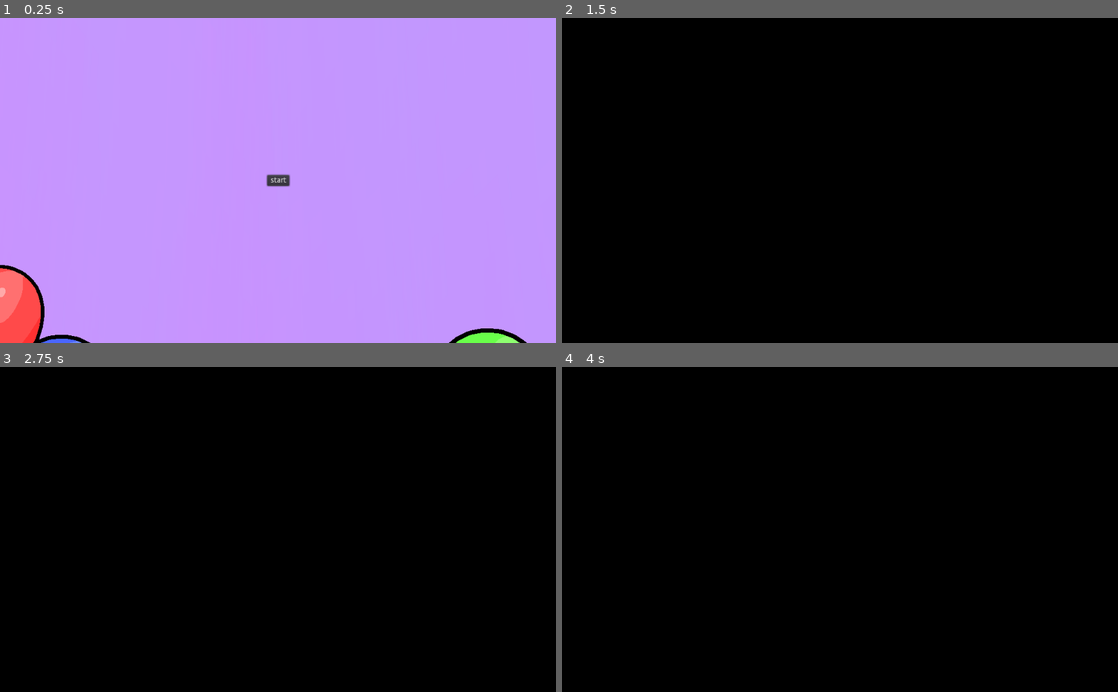
Above: before the commit, frames 1-4 (two rows, left to right).
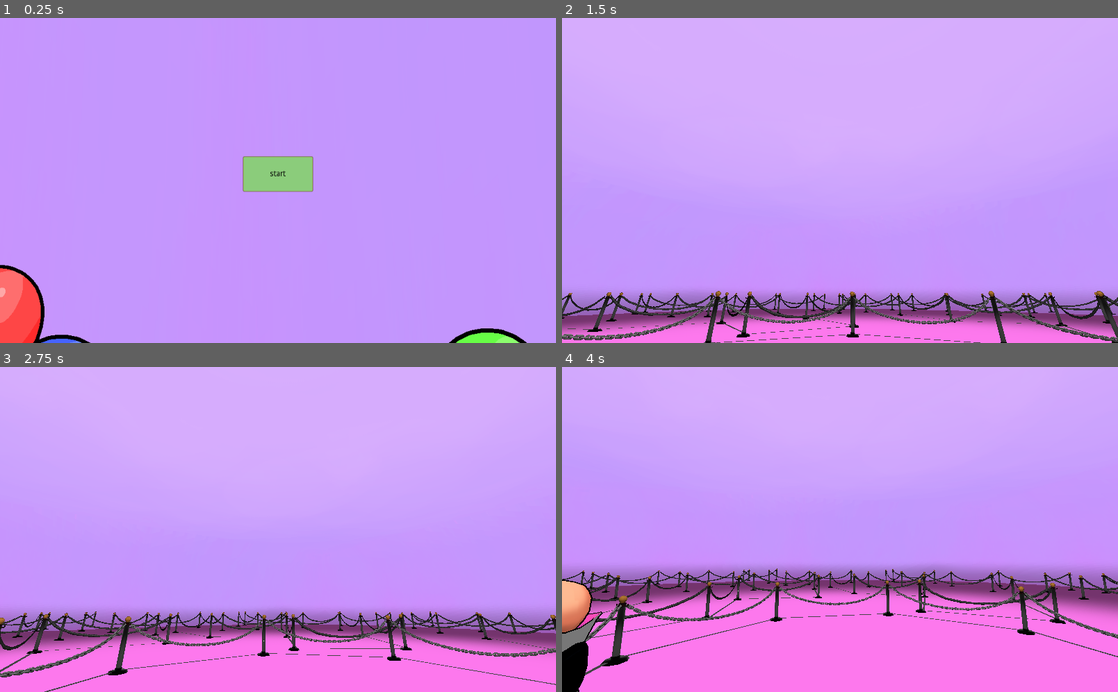
Above: after the commit, the same moments.

Repository: bruno-reload/orange_eyes
Game: Godot game, scene res://scene/main.tscn
The game is run twice, just before and just after one commit, with the same random seed, the same clock (stepped at 60 frames per second) and the same inputs.
Inputs (mouse positions are in pixels of both pictures, inside the frame that each line leads up to):
- Up to frame 1 (0.25 s): no input
- Up to frame 2 (1.5 s): click "start" at 0.5 s; move the mouse to (962, 164) at 1.27 s; click (962, 164) at 1.42 s
- Up to frame 3 (2.75 s): drag from (166, 545) to (250, 594) at 2.02 s
- Up to frame 4 (4 s): move the mouse to (895, 458) at 2.77 s; click (895, 458) at 2.92 s; drag from (812, 594) to (673, 480) at 3.52 s

The runs differ from the first frame. In frame 1, 1.4% of the frame differs, in the area x 43-57%, y 42-54%; in frame 2, 99%; in frame 3, 99%, in the area x 0-100%, y 0-100%; in frame 4, 99%.

Commit message:
export to plataform

Diff:
--- a/project.godot
+++ b/project.godot
@@ -17,7 +17,8 @@
 
 config/name="orange_eyes"
 run/main_scene="res://scene/main.tscn"
-config/icon="res://icon.png"
+boot_splash/image="res://import/orange.png"
+config/icon="res://import/orange.png"
 
 [autoload]
 
@@ -25,8 +26,8 @@
 
 [display]
 
-window/size/test_width=1024
-window/size/test_height=600
+window/size/test_width=512
+window/size/test_height=300
 window/stretch/mode="viewport"
 
 [importer_defaults]
@@ -73,5 +74,5 @@
 
 [rendering]
 
-quality/driver/driver_name="GLES2"
-quality/filters/msaa=2
+quality/driver/fallback_to_gles2=true
+vram_compression/import_etc=true
--- a/scene/assets/doctor_character.tscn
+++ b/scene/assets/doctor_character.tscn
@@ -46,7 +46,7 @@
 func get_eyes():
 	eyes_shader.get_shader_param(\"close\")"
 
-[node name="doctor" index="0" instance=ExtResource( 1 )]
+[node name="doctor" instance=ExtResource( 1 )]
 script = SubResource( 1 )
 
 [node name="BezierCurve001" parent="Armature/Skeleton" index="0"]
--- a/scene/assets/target.tscn
+++ b/scene/assets/target.tscn
@@ -58,8 +58,8 @@
 	if event is InputEventMouseButton and event.is_pressed():
 		emit_signal(\"clicked\",transform.origin)
 
-func _process(delta):
-	emit_signal(\"clicked\",transform.origin)
+#func _process(delta):
+#	emit_signal(\"clicked\",transform.origin)
 
 "
 
--- a/scene/blind_balloons.tscn
+++ b/scene/blind_balloons.tscn
@@ -285,6 +285,34 @@
 "values": [ true, true, false ]
 }
 
+[sub_resource type="StyleBoxFlat" id=16]
+bg_color = Color( 0.968627, 0.937255, 0.482353, 1 )
+border_width_left = 1
+border_width_top = 1
+border_width_right = 1
+border_width_bottom = 1
+border_color = Color( 0.596078, 0.54902, 0.105882, 1 )
+border_blend = true
+corner_radius_top_left = 2
+corner_radius_top_right = 2
+corner_radius_bottom_right = 2
+corner_radius_bottom_left = 2
+shadow_size = 1
+
+[sub_resource type="StyleBoxFlat" id=17]
+bg_color = Color( 0.54902, 0.803922, 0.486275, 1 )
+border_width_left = 1
+border_width_top = 1
+border_width_right = 1
+border_width_bottom = 1
+border_color = Color( 0.596078, 0.54902, 0.105882, 1 )
+border_blend = true
+corner_radius_top_left = 2
+corner_radius_top_right = 2
+corner_radius_bottom_right = 2
+corner_radius_bottom_left = 2
+shadow_size = 1
+
 [node name="blind_balloons" type="Control"]
 script = SubResource( 1 )
 
@@ -311,9 +339,6 @@
 
 [node name="Scene Root" parent="ViewportContainer/Viewport/Spatial" instance=ExtResource( 2 )]
 
-[node name="Skeleton" parent="ViewportContainer/Viewport/Spatial/Scene Root/armature" index="0"]
-bones/12/bound_children = [ NodePath("BoneAttachment") ]
-
 [node name="Cube002" parent="ViewportContainer/Viewport/Spatial/Scene Root/armature/Skeleton" index="1"]
 material/0 = SubResource( 3 )
 
@@ -321,7 +346,7 @@
 visible = false
 
 [node name="BoneAttachment" type="BoneAttachment" parent="ViewportContainer/Viewport/Spatial/Scene Root/armature/Skeleton" index="5"]
-transform = Transform( -0.0648981, 0.738786, -0.670808, 0.0697643, 0.673939, 0.735485, 0.99545, 0.000933154, -0.0952782, 2.33785, 1.54546, 0.592025 )
+transform = Transform( 0.235778, -0.965423, -0.111203, -0.0288733, 0.10742, -0.993794, 0.971378, 0.237526, -0.00254766, 0.134548, 4.44705, 0.711738 )
 bone_name = "forearm.L"
 
 [node name="Spatial" type="Spatial" parent="ViewportContainer/Viewport/Spatial/Scene Root/armature/Skeleton/BoneAttachment"]
@@ -394,7 +419,7 @@
 autoplay = "flying"
 
 [node name="Camera" type="Camera" parent="ViewportContainer/Viewport/Spatial"]
-transform = Transform( 1, 0, 0, 0, 0.789071, -0.614303, 0, 0.614303, 0.789071, 0, -11.4174, 24.5799 )
+transform = Transform( 1, 0, 0, 0, 0.816266, -0.577677, 0, 0.577677, 0.816266, 0, -8.98628, 23.7231 )
 current = true
 far = 300.0
 
@@ -408,14 +433,21 @@
 margin_top = 293.0
 margin_right = 536.5
 margin_bottom = 307.0
+custom_colors/font_color = Color( 0.623529, 0.588235, 1, 1 )
 text = "the end"
 
 [node name="Button" type="Button" parent="."]
-modulate = Color( 1, 1, 1, 0.142858 )
-margin_left = 485.0
-margin_top = 320.0
-margin_right = 539.0
-margin_bottom = 340.0
+modulate = Color( 1, 1, 1, 0 )
+margin_left = 448.0
+margin_top = 448.0
+margin_right = 576.0
+margin_bottom = 512.0
+custom_styles/hover = SubResource( 16 )
+custom_styles/disabled = SubResource( 17 )
+custom_styles/normal = SubResource( 17 )
+custom_colors/font_color_disabled = Color( 0.517647, 0.517647, 0.517647, 1 )
+custom_colors/font_color = Color( 0, 0, 0, 1 )
+custom_colors/font_color_hover = Color( 0.470588, 0.470588, 0.470588, 1 )
 disabled = true
 text = "return"
 
--- a/scene/game.tscn
+++ b/scene/game.tscn
@@ -269,6 +269,7 @@
 autostart = true
 
 [node name="quad_mask" type="Control" parent="."]
+editor/display_folded = true
 anchor_right = 1.0
 anchor_bottom = 1.0
 
@@ -368,13 +369,13 @@
 anims/open_eyes = SubResource( 8 )
 script = SubResource( 9 )
 
+[connection signal="timeout" from="punishment" to="line_mask/ViewportContainer/vp_line/Node2D/Line2D" method="_punished"]
 [connection signal="timeout" from="punishment" to="quad_mask/ViewportContainer/vp_quad/Node2D/sprite" method="_punished"]
-[connection signal="timeout" from="punishment" to="line_mask/ViewportContainer/vp_line/Node2D/Line2D" method="_punished"]
 [connection signal="timeout" from="line_mask/ViewportContainer/vp_line/Node2D/Line2D/updateSnake" to="line_mask/ViewportContainer/vp_line/Node2D/Line2D" method="_on_timeout"]
 [connection signal="draw_cell" from="targetSpawnerPosition" to="quad_mask/ViewportContainer/vp_quad/Node2D/sprite" method="_on_draw_cell"]
+[connection signal="clicked" from="targetSpawnerPosition/target" to="targetSpawnerPosition" method="_on_target_clicked"]
+[connection signal="clicked" from="targetSpawnerPosition/target" to="line_mask/ViewportContainer/vp_line/Node2D/Line2D" method="_on_target_clicked"]
 [connection signal="clicked" from="targetSpawnerPosition/target" to="doctor_work/ViewportContainer" method="_on_target_clicked"]
-[connection signal="clicked" from="targetSpawnerPosition/target" to="line_mask/ViewportContainer/vp_line/Node2D/Line2D" method="_on_target_clicked"]
-[connection signal="clicked" from="targetSpawnerPosition/target" to="targetSpawnerPosition" method="_on_target_clicked"]
 [connection signal="animation_finished" from="AnimatedSprite" to="AnimationPlayer" method="_on_AnimatedSprite_animation_finished"]
 
 [editable path="doctor_work/ViewportContainer/Viewport/Spatial/doctor"]
--- a/scene/scene_blind_1.tscn
+++ b/scene/scene_blind_1.tscn
@@ -153,9 +153,6 @@
 [node name="armature" parent="scene_blind_1/way/bus/blind" index="0"]
 transform = Transform( 1, 0, 0, 0, 1, 0, 0, 0, 1, 0, 0, 0 )
 
-[node name="Skeleton" parent="scene_blind_1/way/bus/blind/armature" index="0"]
-bones/9/bound_children = [ NodePath("BoneAttachment") ]
-
 [node name="Cube000" parent="scene_blind_1/way/bus/blind/armature/Skeleton" index="0"]
 transform = Transform( 1, 0, 0, 2.27374e-13, 1, -1.7053e-13, 0, -2.27374e-13, 1, 0, 0, 0 )
 
--- a/scene/scene_doctor_1.tscn
+++ b/scene/scene_doctor_1.tscn
@@ -100,9 +100,6 @@
 
 [node name="doctor" parent="." instance=ExtResource( 1 )]
 
-[node name="Skeleton" parent="doctor/Armature" index="0"]
-bones/11/bound_children = [ NodePath("BoneAttachment") ]
-
 [node name="Circle002" parent="doctor/Armature/Skeleton" index="1"]
 transform = Transform( 1, 0, 0, 0, 1, 0, 0, 0, 1, 0, 0, 0.0798142 )
 
--- a/scene/snake.gd
+++ b/scene/snake.gd
@@ -73,7 +73,7 @@
 func _punished():
 	if points.size():
 		remove_point(0)
-	if points.size() >= 0:
+	if points.size() <= 0:
 		scene_load.goto_scene("res://scene/ui.tscn")
 
 
--- a/scene/ui.tscn
+++ b/scene/ui.tscn
@@ -37,6 +37,10 @@
 
 func _on_Button_button_down():
 	scene_load.goto_scene(\"res://scene/scene_blind_1.tscn\")
+
+
+func _on_Timer_timeout():
+	pass # Replace with function body.
 "
 
 [sub_resource type="SpatialMaterial" id=2]
@@ -218,6 +222,34 @@
 	cont = rand_range(0,10)
 "
 
+[sub_resource type="StyleBoxFlat" id=13]
+bg_color = Color( 0.968627, 0.937255, 0.482353, 1 )
+border_width_left = 1
+border_width_top = 1
+border_width_right = 1
+border_width_bottom = 1
+border_color = Color( 0.596078, 0.54902, 0.105882, 1 )
+border_blend = true
+corner_radius_top_left = 2
+corner_radius_top_right = 2
+corner_radius_bottom_right = 2
+corner_radius_bottom_left = 2
+shadow_size = 1
+
+[sub_resource type="StyleBoxFlat" id=14]
+bg_color = Color( 0.54902, 0.803922, 0.486275, 1 )
+border_width_left = 1
+border_width_top = 1
+border_width_right = 1
+border_width_bottom = 1
+border_color = Color( 0.596078, 0.54902, 0.105882, 1 )
+border_blend = true
+corner_radius_top_left = 2
+corner_radius_top_right = 2
+corner_radius_bottom_right = 2
+corner_radius_bottom_left = 2
+shadow_size = 1
+
 [node name="Control" type="Control"]
 anchor_right = 1.0
 anchor_bottom = 1.0
@@ -228,7 +260,6 @@
 margin_bottom = 40.0
 
 [node name="Viewport" type="Viewport" parent="ViewportContainer"]
-editor/display_folded = true
 size = Vector2( 1024, 600 )
 handle_input_locally = false
 render_target_update_mode = 3
@@ -339,15 +370,19 @@
 [node name="VisibilityNotifier" type="VisibilityNotifier" parent="ViewportContainer/Viewport/Spatial/spownner/ballons_blue2"]
 aabb = AABB( -1, -4.48361, -1, 2, 6.00336, 2 )
 
+[node name="Timer" type="Timer" parent="ViewportContainer/Viewport"]
+
 [node name="Button" type="Button" parent="."]
-anchor_left = 0.5
-anchor_top = 0.5
-anchor_right = 0.5
-anchor_bottom = 0.5
-margin_left = -20.5
-margin_top = -10.0
-margin_right = 20.5
-margin_bottom = 10.0
+anchor_right = 1.0
+anchor_bottom = 1.0
+margin_left = 448.0
+margin_top = 256.0
+margin_right = -448.0
+margin_bottom = -280.0
+custom_styles/hover = SubResource( 13 )
+custom_styles/normal = SubResource( 14 )
+custom_colors/font_color = Color( 0, 0, 0, 1 )
+custom_colors/font_color_hover = Color( 0.470588, 0.470588, 0.470588, 1 )
 text = "start"
 
 [connection signal="screen_exited" from="ViewportContainer/Viewport/Spatial/spownner/ballons_greem/VisibilityNotifier" to="ViewportContainer/Viewport/Spatial/spownner/ballons_greem" method="_on_VisibilityNotifier_screen_exited"]
@@ -356,4 +391,5 @@
 [connection signal="screen_exited" from="ViewportContainer/Viewport/Spatial/spownner/ballons_red2/VisibilityNotifier" to="ViewportContainer/Viewport/Spatial/spownner/ballons_red2" method="_on_VisibilityNotifier_screen_exited"]
 [connection signal="screen_exited" from="ViewportContainer/Viewport/Spatial/spownner/ballons_blue/VisibilityNotifier" to="ViewportContainer/Viewport/Spatial/spownner/ballons_blue" method="_on_VisibilityNotifier_screen_exited"]
 [connection signal="screen_exited" from="ViewportContainer/Viewport/Spatial/spownner/ballons_blue2/VisibilityNotifier" to="ViewportContainer/Viewport/Spatial/spownner/ballons_blue2" method="_on_VisibilityNotifier_screen_exited"]
+[connection signal="timeout" from="ViewportContainer/Viewport/Timer" to="." method="_on_Timer_timeout"]
 [connection signal="button_down" from="Button" to="." method="_on_Button_button_down"]
--- a/scene_load.gd
+++ b/scene_load.gd
@@ -31,11 +31,18 @@
 var time_max = 100 # msec
 var current_scene
 var sound = AudioStreamPlayer.new()
+var victory = AudioStreamPlayer.new()
+var buff = null
 
 func _ready():
+	victory.set_stream(load("res://import/victory.wav"))
+	victory.set_volume_db(-15)
+
 	sound.set_stream(load("res://resources/open/orange.wav"))
 	sound.set_volume_db(-25)
+
 	get_node("/root").call_deferred("add_child",sound)
+
 	var root = get_tree().get_root()
 	current_scene = root.get_child(root.get_child_count() -1)
 	goto_scene("res://scene/ui.tscn")
@@ -49,6 +56,8 @@
 	current_scene.queue_free()
 
 	set_process(true)
+func test():
+	print(buff)
 
 func _process(time):
 	if loader == null:
@@ -63,6 +72,7 @@
 		if err == ERR_FILE_EOF:
 			var resource = loader.get_resource()
 			loader = null
+			buff = resource
 			set_new_scene(resource)
 			break
 		if err != OK and err != ERR_FILE_EOF:
@@ -77,5 +87,16 @@
 	if str(scene_resource._get_bundled_scene().values()[0][0]) != "game":
 		if not sound.is_playing():
 			sound._set_playing(true)
+	if str(scene_resource._get_bundled_scene().values()[0][0]) == "blind_balloons":
+		victory()
 	current_scene = scene_resource.instance()
 	get_node("/root").add_child(current_scene)
+
+func victory():
+	get_node("/root").call_deferred("add_child",victory)
+	victory.set_stream(load("res://import/victory.wav"))
+	victory._set_playing(true)
+	yield(victory,"finished")
+
+func finshed():
+	sound._set_playing(true)
Not shown, changed: export_presets.cfg
Binary file added: import/balloons.png
Not shown, added: import/balloons.png.import
Binary file added: import/bootons.png
Not shown, added: import/bootons.png.import
Binary file added: import/buttons.png
Not shown, added: import/buttons.png.import
Binary file added: import/orange.png
Not shown, added: import/orange.png.import
Binary file added: import/play.png
Not shown, added: import/play.png.import
Binary file added: import/return.png
(and 20 more such lines)
